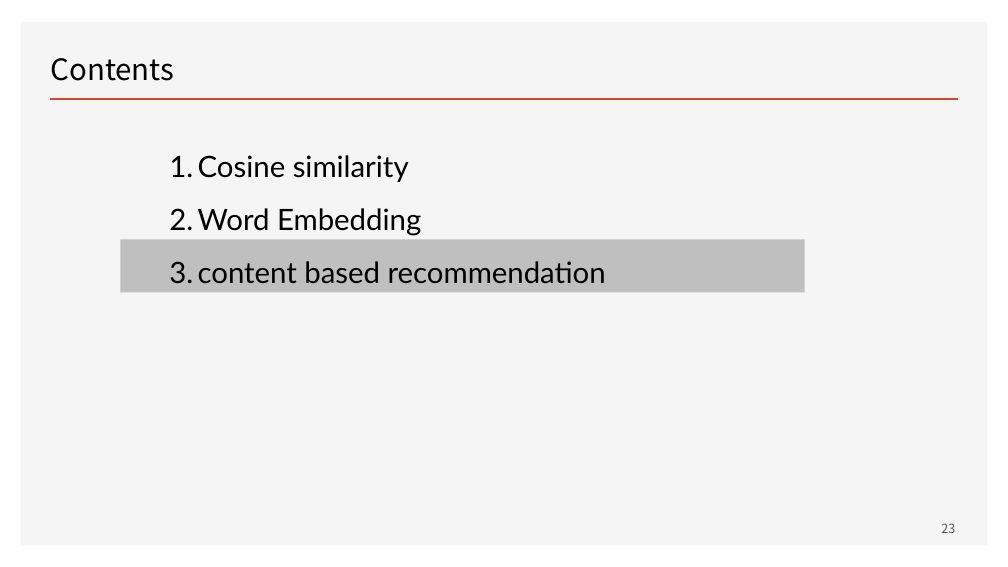
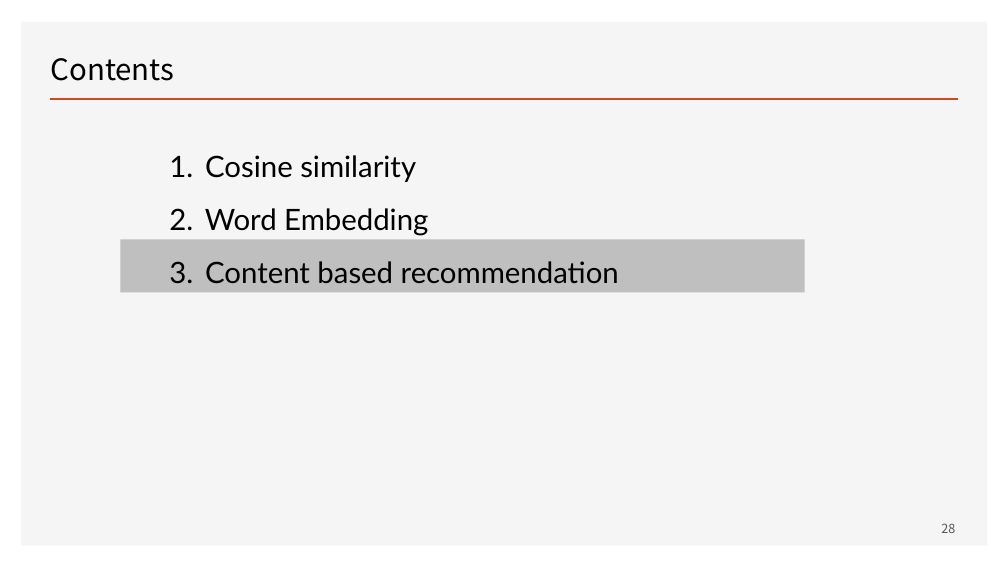
Before and after one commit to ancestor9/mathematics-for-machine-learning, a slide deck: slide 28 of Linear_Algebra/w8_Recommendation System.pptx (slide 23 before the commit). Drawn at 1008x567 pixels with LibreOffice and Linux fonts; fonts in the diff are those of the drawing. Boxes give left, top, right and bottom in pixels: in the first picture for what was removed or moved away, otherwise in the second. Text is boxed around its words. In the diff, an @@ line names an element or a change of style, - is before the commit and + after.

```diff
--- a/Linear_Algebra/w8_Recommendation System.pptx
+++ b/Linear_Algebra/w8_Recommendation System.pptx
@@ text at [205,261,619,284]: text changed @@
-3. content based recommendation
+3. Content based recommendation
@@ page number at [941,523,955,533]: text changed @@
-23
+28
```
Also in this commit, not shown: 7 other slides changed, 8 slides added, 3 slides removed.
